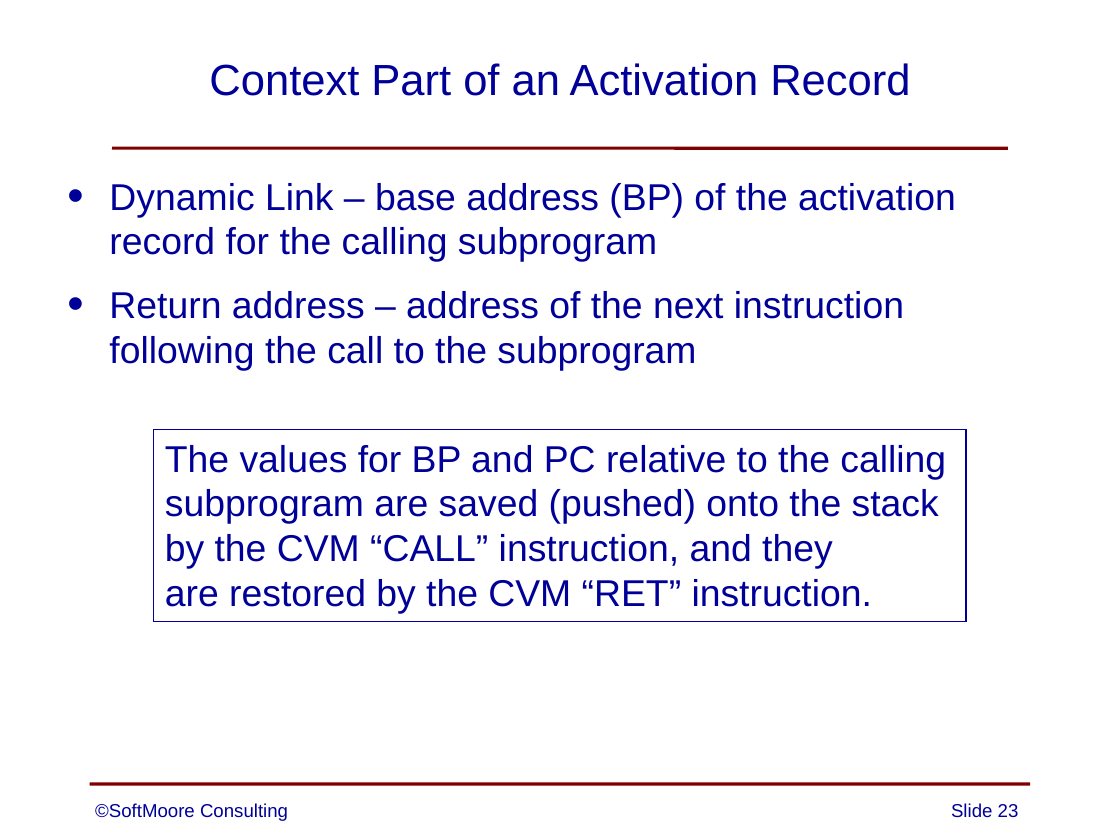
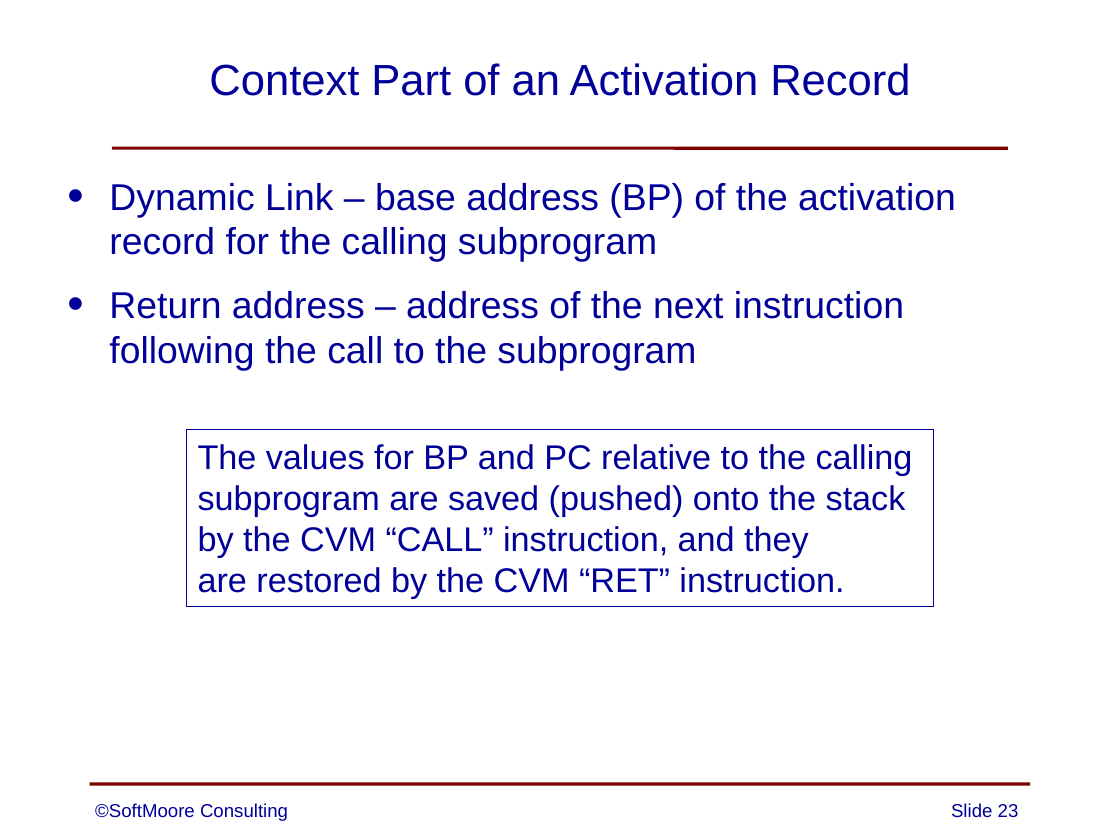
Before and after one commit to SoftMoore/CPRL, a slide deck: slide 23 of PowerPoint Slides/13 - Subprograms.pptx. Drawn at 1120x840 pixels with LibreOffice and Linux fonts; fonts in the diff are those of the drawing. Boxes give left, top, right and bottom in pixels: in the first picture for what was removed or moved away, otherwise in the second. Text is boxed around its words. In the diff, an @@ line names an element or a change of style, - is before the commit and + after.

Commit message:
several font adjustments; one correction, changed Context to SubprogramContext

```diff
--- a/PowerPoint Slides/13 - Subprograms.pptx
+++ b/PowerPoint Slides/13 - Subprograms.pptx
@@ rectangle "The values for BP and ...": place and size @@
-rectangle "The values for BP and ..." at (153,429,965,622)
+rectangle "The values for BP and ..." at (187,429,934,606)
@@ rectangle "The values for BP and ..." at (187,429,934,606): size 24 to 22 pt @@
```
Also in this commit, not shown: 9 other slides changed, 1 other file.
